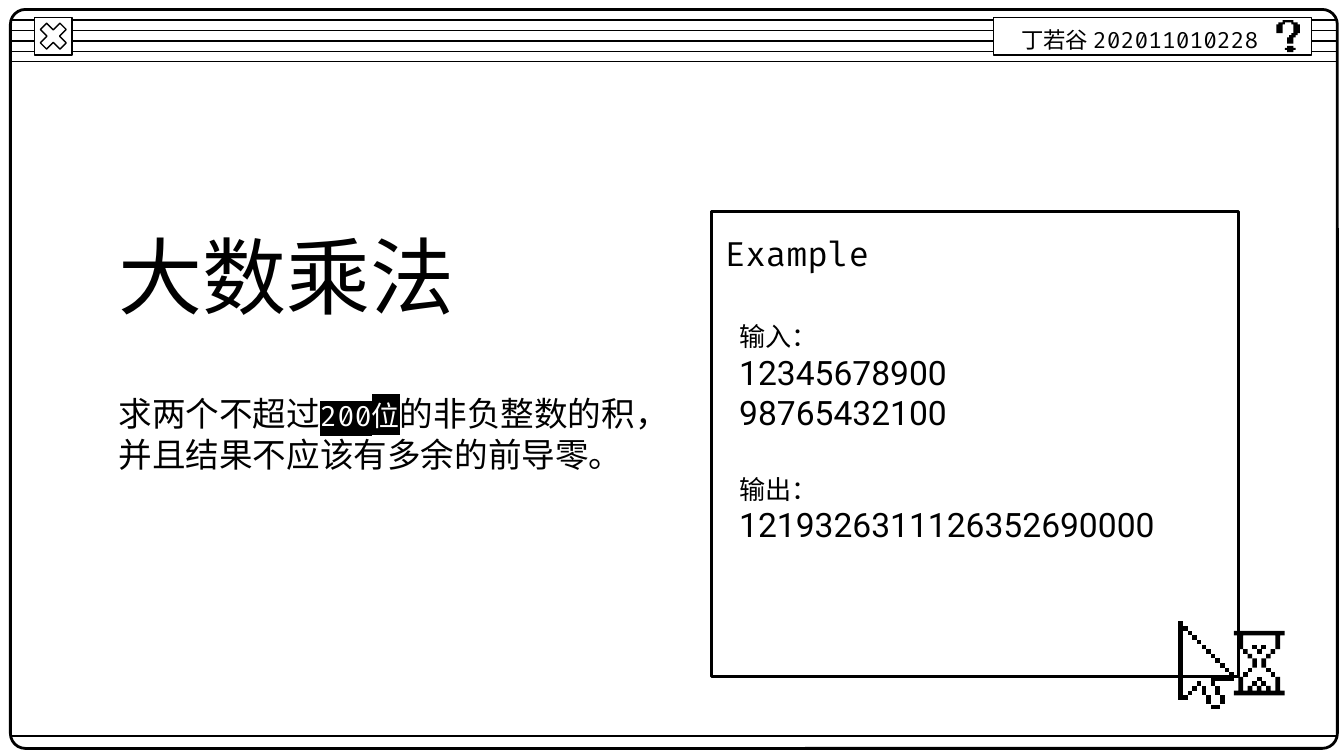
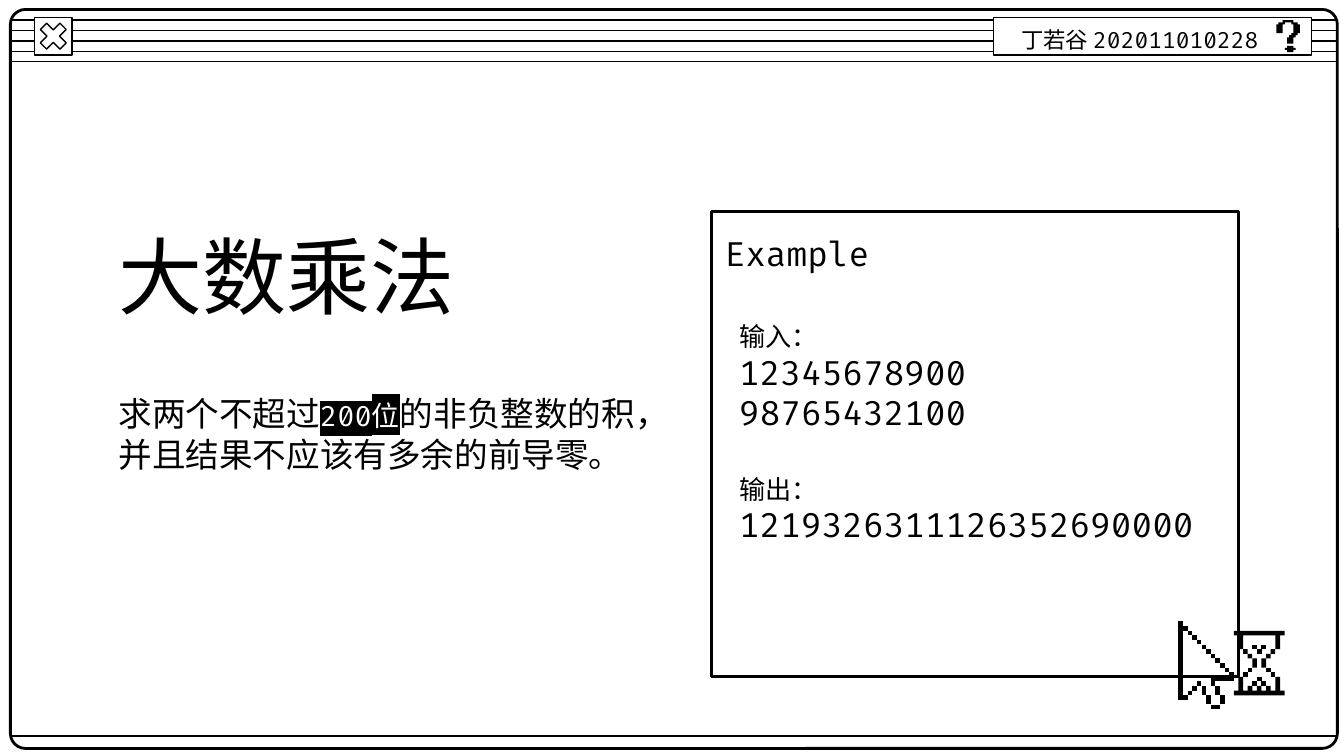
Before and after one commit to Mightlaus/CPP_2022_HNU, a slide deck: slide 4 of 小班任务/long_multiply/longMultiply.pptx. Drawn at 1344x756 pixels with LibreOffice and Linux fonts; fonts in the diff are those of the drawing. Boxes give left, top, right and bottom in pixels: in the first picture for what was removed or moved away, otherwise in the second. Text is boxed around its words. In the diff, an @@ line names an element or a change of style, - is before the commit and + after.

```diff
--- a/小班任务/long_multiply/longMultiply.pptx
+++ b/小班任务/long_multiply/longMultiply.pptx
@@ text at <box>739,361,1193,538</box>: font Roboto to Fira Code in "12345678900", "98765432100", "1219326311126352690000" @@
```
Also in this commit, not shown: 2 other slides changed, 3 other files.
